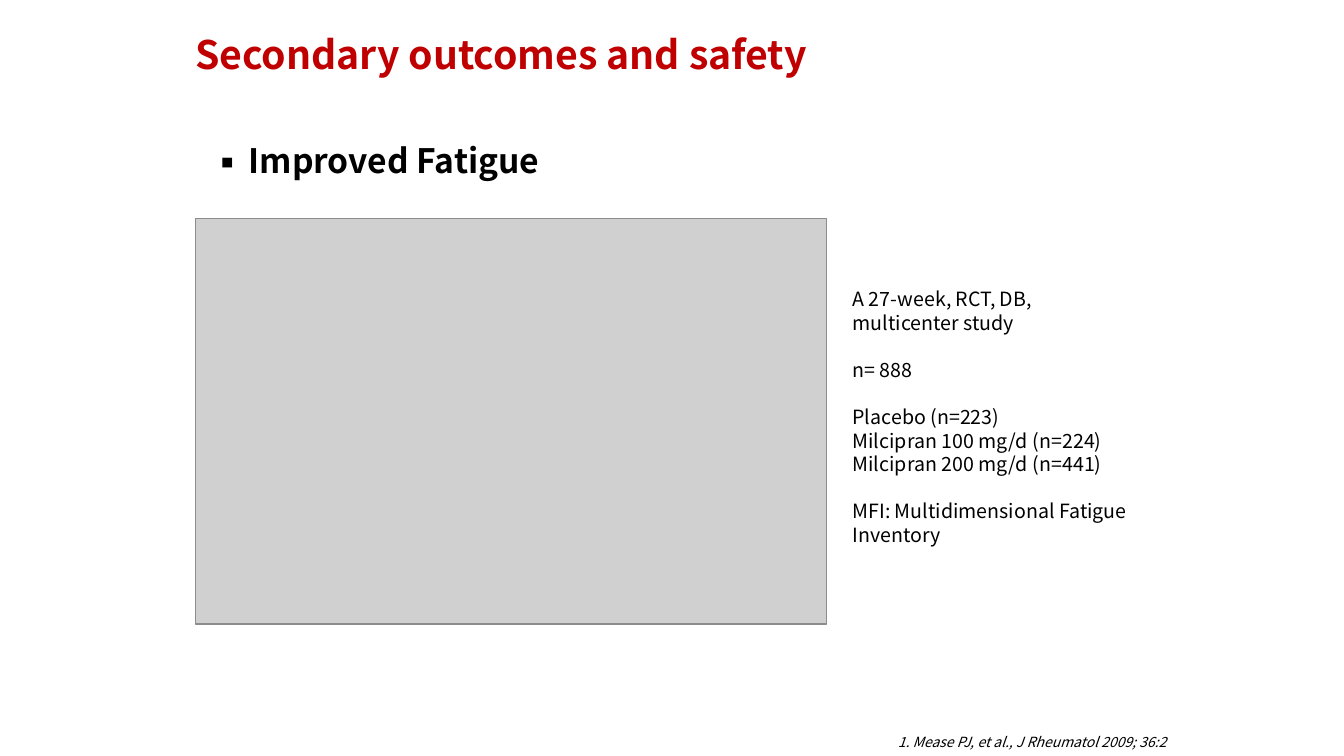
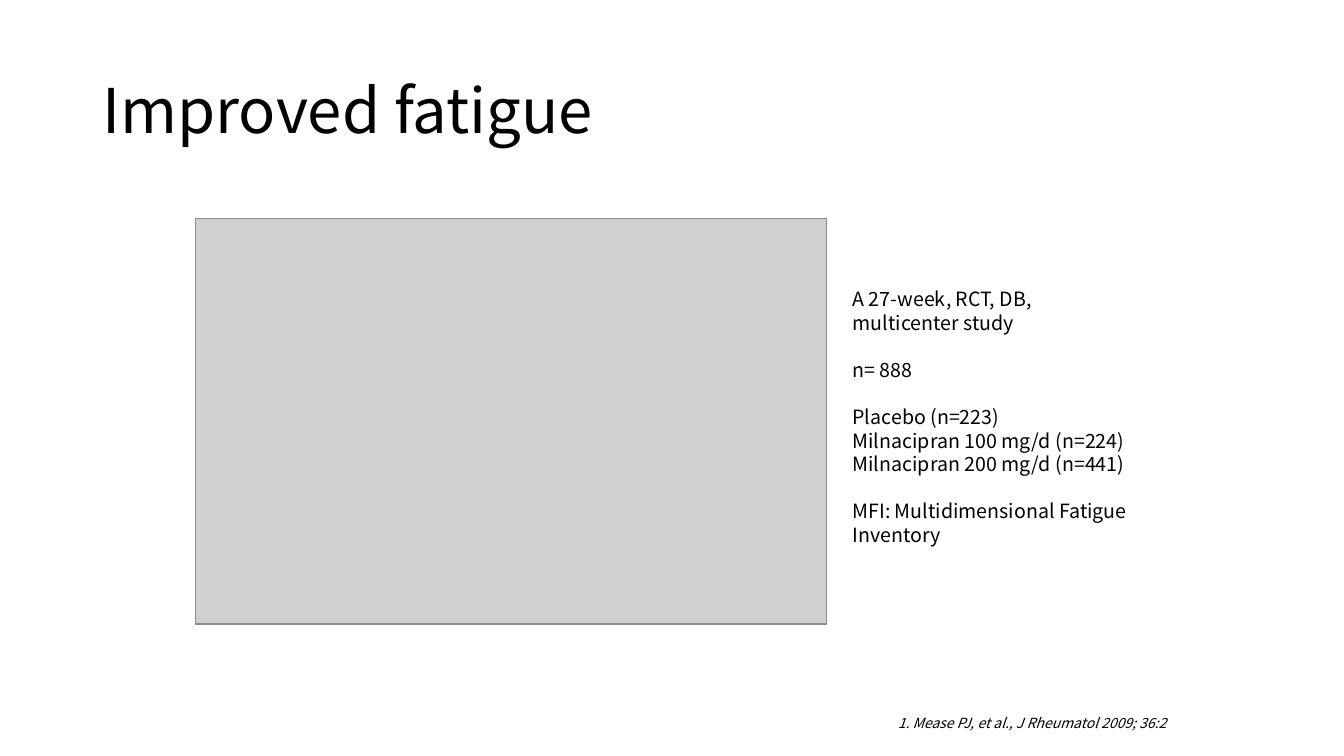
Before and after one commit to sbaram1/Presentation, a slide deck: slide 16 of 20190602_Ixel.pptx. Drawn at 1344x756 pixels with LibreOffice and Linux fonts; fonts in the diff are those of the drawing; grey boxes stand for pictures. Boxes give left, top, right and bottom in pixels: in the first picture for what was removed or moved away, otherwise in the second. Text is boxed around its words. In the diff, an @@ line names an element or a change of style, - is before the commit and + after.

```diff
--- a/20190602_Ixel.pptx
+++ b/20190602_Ixel.pptx
@@ title "Improved fatigue" at <box>102,83,593,149</box>: vertical alignment top to middle @@
@@ text removed at <box>195,37,807,78</box> @@
-Secondary outcomes and safety
@@ title at <box>102,83,593,149</box>: text changed; size 24 to 44 pt; bold off @@
-▪ Improved Fatigue
+Improved fatigue
@@ text at <box>853,427,1125,476</box>: text changed @@
-Milcipran 100 mg/d (n=224)
-Milcipran 200 mg/d (n=441)
+Milnacipran 100 mg/d (n=224)
+Milnacipran 200 mg/d (n=441)
@@ text "1. Mease PJ, et al., ...": place and size @@
-text "1. Mease PJ, et al., ..." at <box>898,736,1166,750</box>
+text "1. Mease PJ, et al., ..." at <box>898,717,1166,731</box>
```
Also in this commit, not shown: 17 other slides changed.
